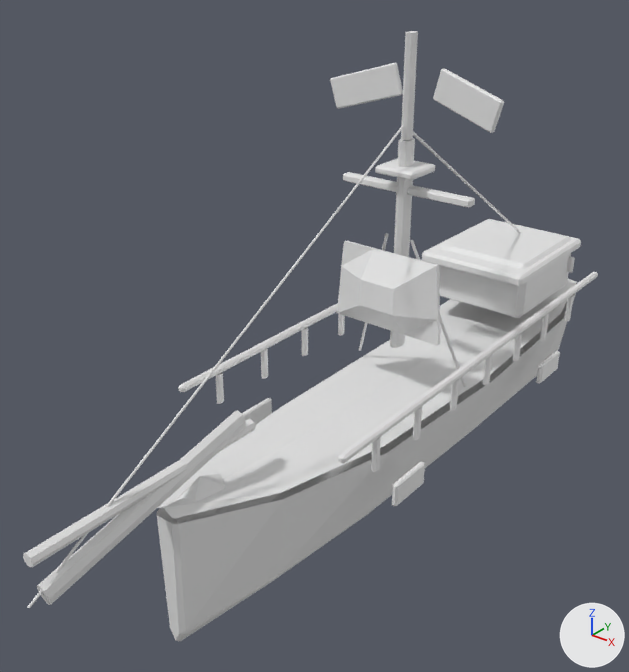
Two versions of the Blender file ArtSource/Models/Blender/EnemyShipsV04/enemy_skirmisher_v04.blend, one commit apart.
Camera for both pictures: a 50 mm camera at (2.08, -3.34, 2.4) aimed at (-0.17, -0.54, 0.66). Every picture has the same lights, and +X, +Y and +Z are marked at lower right. The picture after the commit comes second.

Objects in the first picture: 'Bowsprit_Main', 'Enemy_Corsair_Deck', 'Enemy_Corsair_Hull', 'Mast_1_Lower', 'Rigging_Forestay', 'Sail_1_1', 'Skirmisher_Extended_Bowsprit', 'Skirmisher_Swept_Pennant_-1', 'Skirmisher_Swept_Pennant_1', 'Stern_GreatCabin', 'Stern_Quarterdeck', 'Tier_1_Port_TopRail' and 23 more.
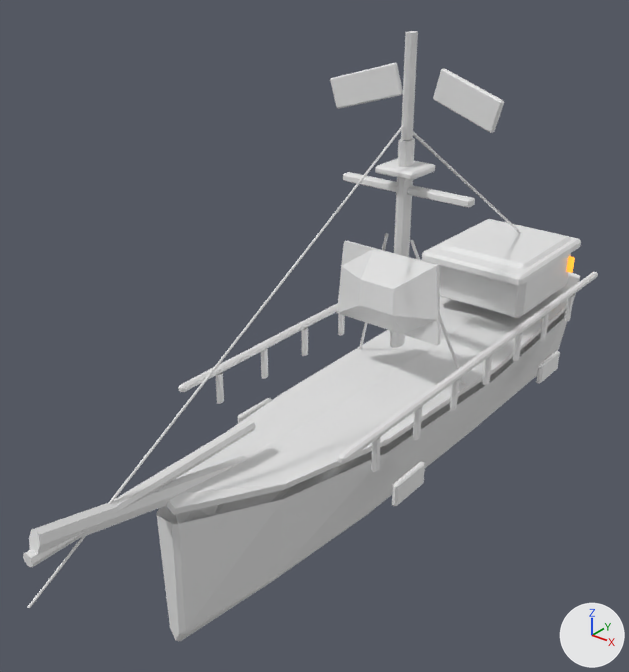
Where the change shows, as pixel boxes [x1, y1, x2, y2] in the pictures (629 x 672 px):
'Enemy_Corsair_Deck', reshaped: before [158, 279, 576, 519]; after [166, 273, 580, 515]
'Bowsprit_Main', turned: before [37, 410, 246, 605]; after [29, 455, 247, 554]

Edits to the bpy script that builds the scene:
```text
Change me_enemy_corsair_hull_deckmesh:
    used by ob_enemy_corsair_deck; location = (0.0, 0.0, 0.0); rotation_euler = (0.0, 0.0, 3.142), in degrees (0, 0, 180); scale = (0.76, 1.28, 0.78)
    remove me_enemy_corsair_hull_deckmesh.from_pydata(...)  # 18 vertices, 10 faces; spans x -0.42..0.42, y -1.21..1.28, z 0.35..0.55
    add me_enemy_corsair_hull_deckmesh.from_pydata(...)  # 36 vertices, 34 faces; spans x -0.45..0.45, y -1.21..1.28, z 0.37..0.62
    me_enemy_corsair_hull_deckmesh part 1: the whole mesh is rebuilt
Change ob_bowsprit_main:
    ob_bowsprit_main.rotation_euler: (1.344, 0.0, 3.142) -> (-1.344, 0.0, 3.142)  # degrees (77, 0, 180) -> degrees (-77, 0, 180)
```
